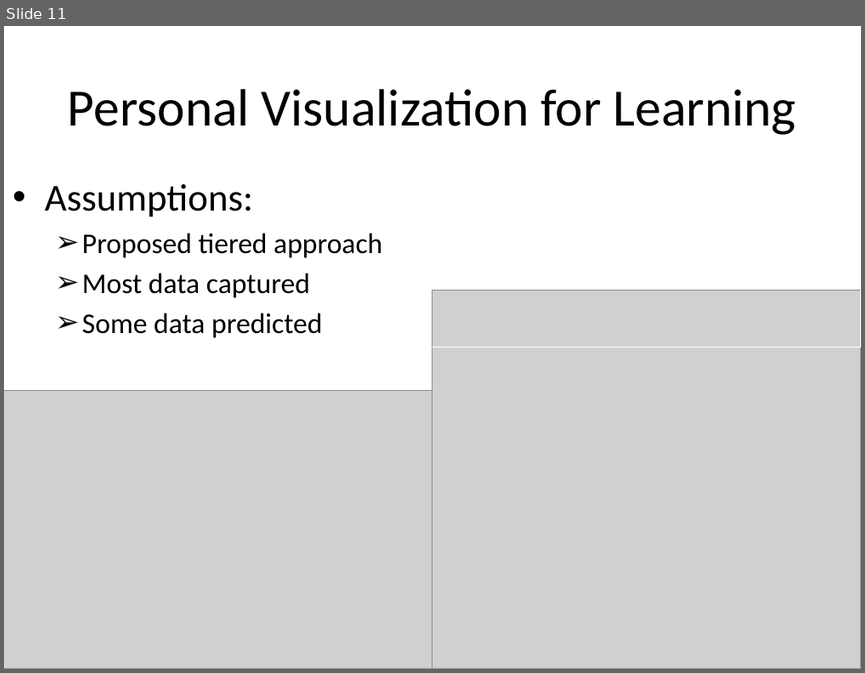
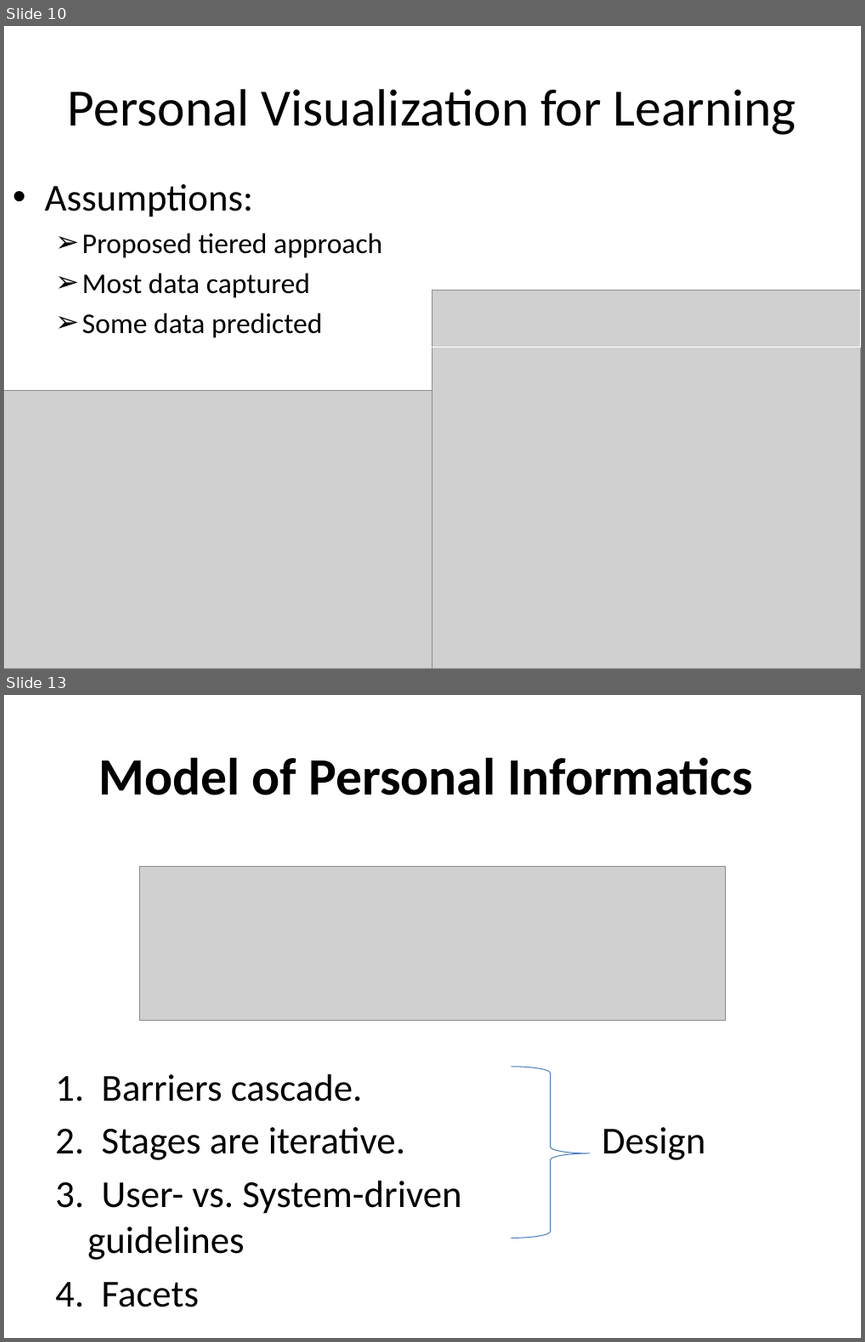
Before and after one commit to muj123-fastpwr/FYP-I, a slide deck: Literature Review.pptx. Shown one above the other, each under a label of ours: slide 11 before the commit, slides 10 and 13 after it; the slides between them are not shown. The pictures are 865x673 and 865x1342 pixels, drawn with LibreOffice and Linux fonts; fonts in the diff are those of the drawing; grey boxes stand for pictures. Boxes give left, top, right and bottom in pixels: in the first picture for what was removed or moved away, otherwise in the second. Text is boxed around its words. In the diff, an @@ line names an element or a change of style, - is before the commit and + after.

```diff
--- a/Literature Review.pptx
+++ b/Literature Review.pptx
@@ slide 13 added at (4,695,861,1338), background #FFFFFF @@
@@ title added at (99,757,753,795), 44 pt, text #000000, bold @@
+Model of Personal Informatics
@@ picture added at (139,867,725,1021) @@
@@ text added at (55,1074,461,1307), 32 pt, text #000000 @@
+1. Barriers cascade.
+2. Stages are iterative. Design
+3. User- vs. System-driven guidelines
+4. Facets
@@ right brace added at (511,1066,590,1237), outline #4B7EBC 0.75 pt @@
@@ what was slide 11 is now slide 10 @@
```
Also in this commit, not shown: 5 slides changed, 2 other slides added.
